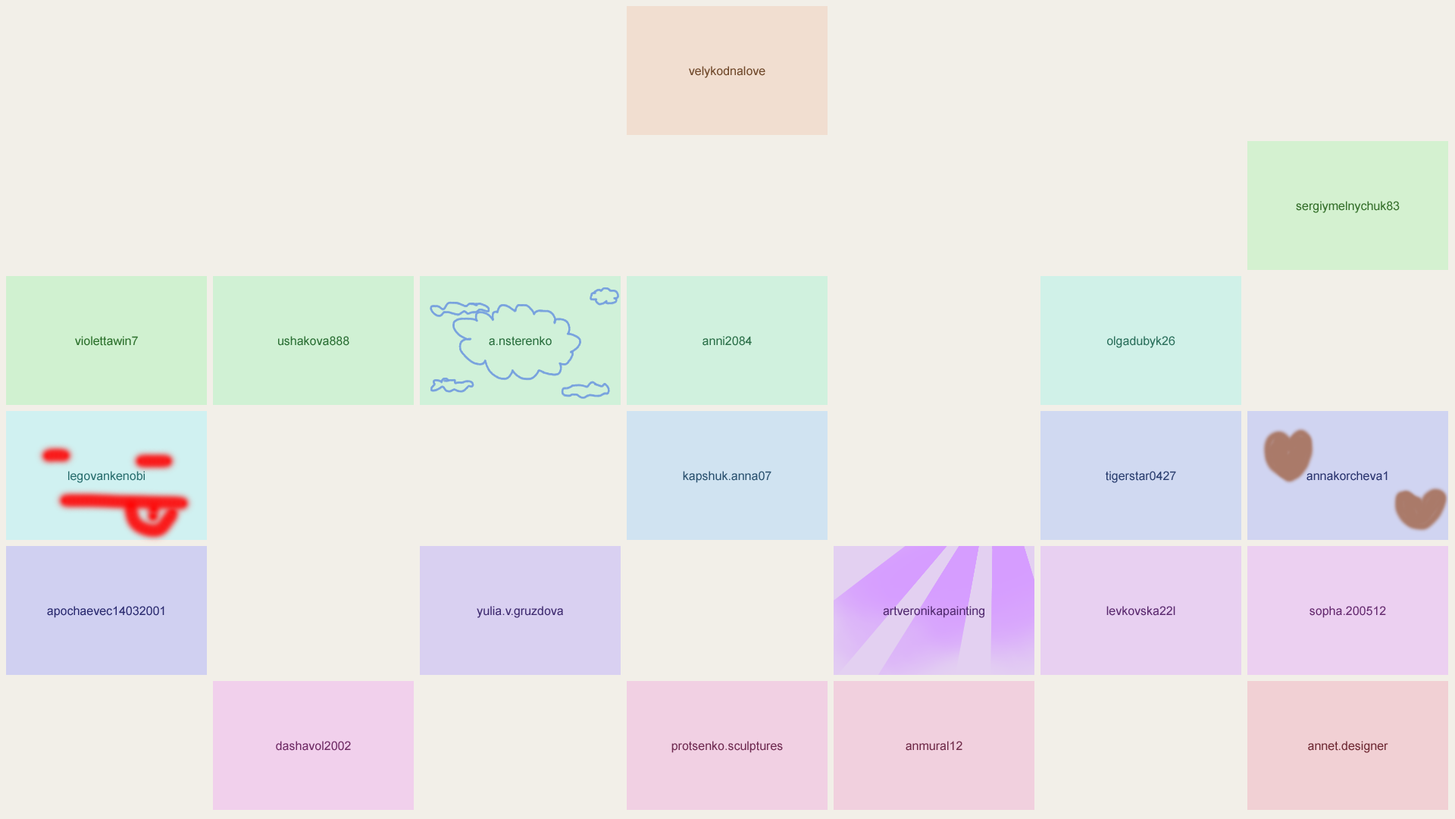
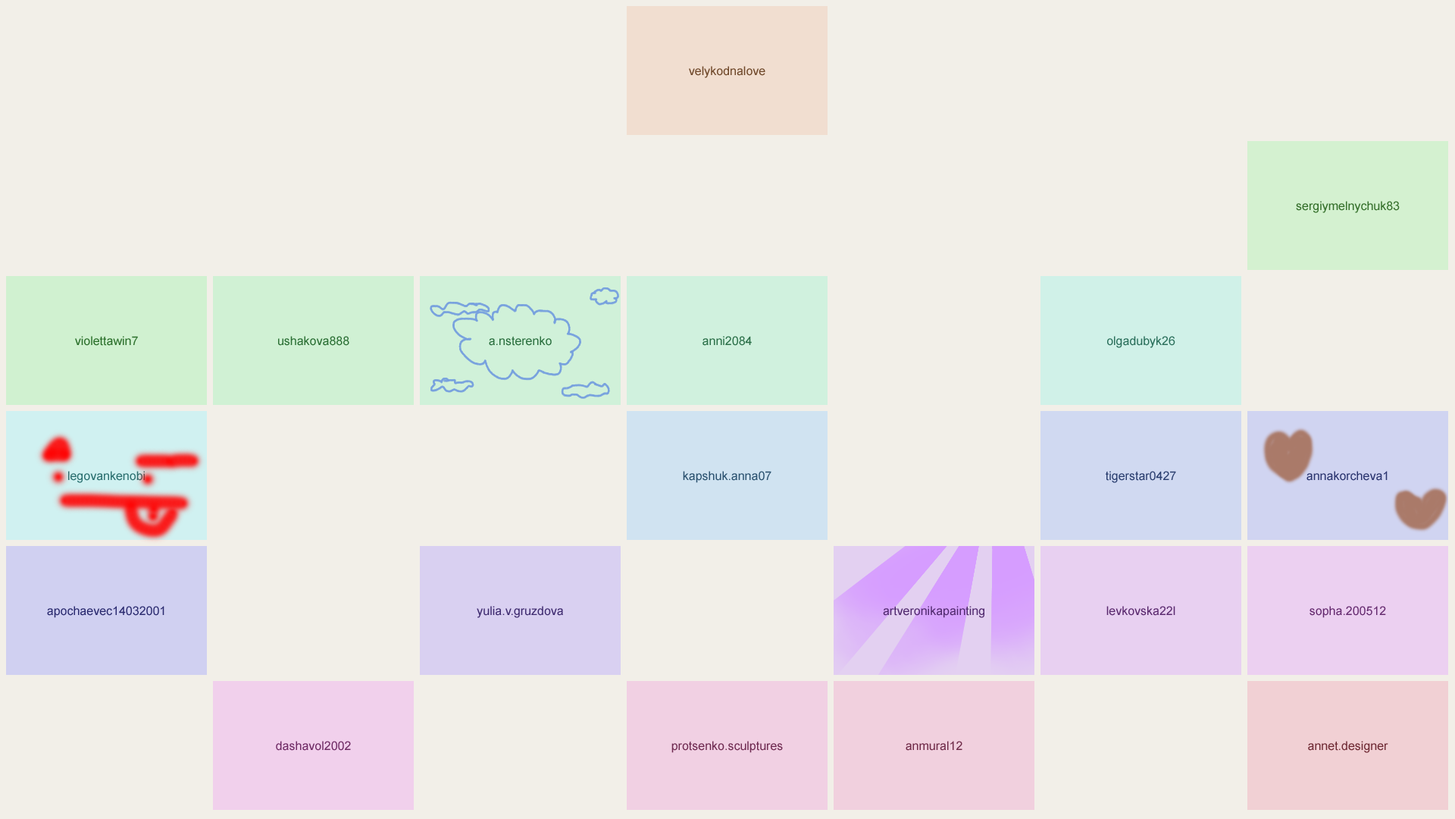
The second w=1455, h=819 image is a revision of the first. Changes to its layers:
painted on "legovankenobi.png" over [38, 430, 206, 492]
